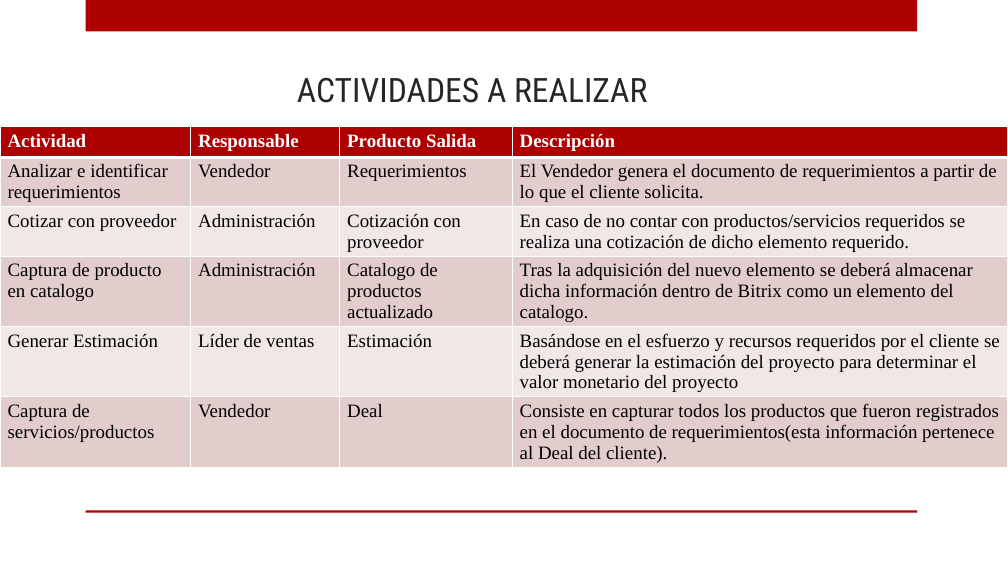
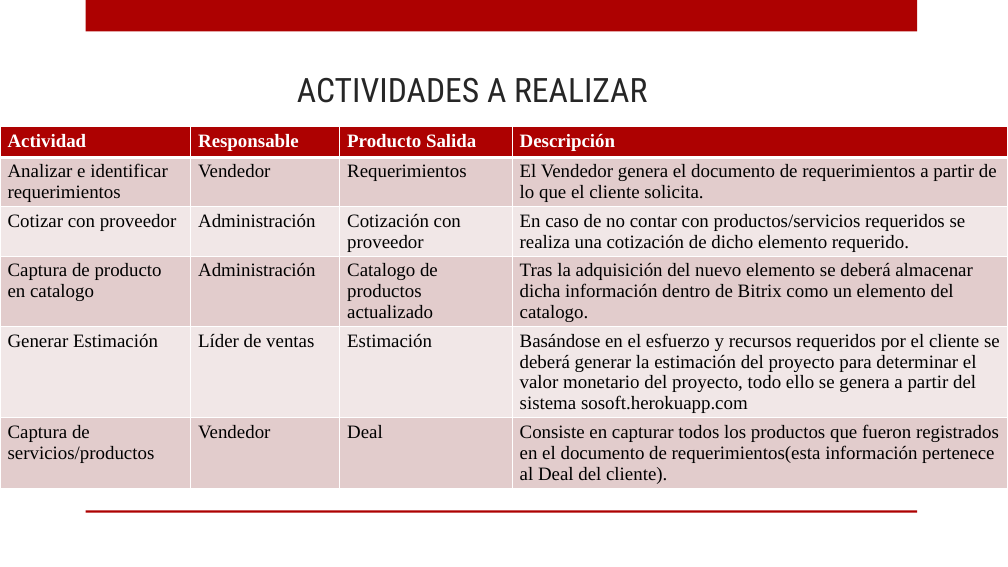
Before and after one commit to ricardo-novelasos/SOSQTP, a slide deck: slide 10 of capacitacion.pptx. Drawn at 1008x567 pixels with LibreOffice and Linux fonts; fonts in the diff are those of the drawing; background and template pictures are left out. Boxes give left, top, right and bottom in pixels: in the first picture for what was removed or moved away, otherwise in the second. Text is boxed around its words. In the diff, an @@ line names an element or a change of style, - is before the commit and + after.

```diff
--- a/capacitacion.pptx
+++ b/capacitacion.pptx
@@ table at [0, 126, 1008, 513] @@
-row 5, column 4: Basándose en el esfuerzo y recursos requeridos por el cliente se deberá generar la estimación del proyecto para determinar el valor monetario del proyecto
+row 5, column 4: Basándose en el esfuerzo y recursos requeridos por el cliente se deberá generar la estimación del proyecto para determinar el valor monetario del proyecto, todo ello se genera a partir del sistema sosoft.herokuapp.com
```
Also in this commit, not shown: 6 other slides changed, 1 slide added.
